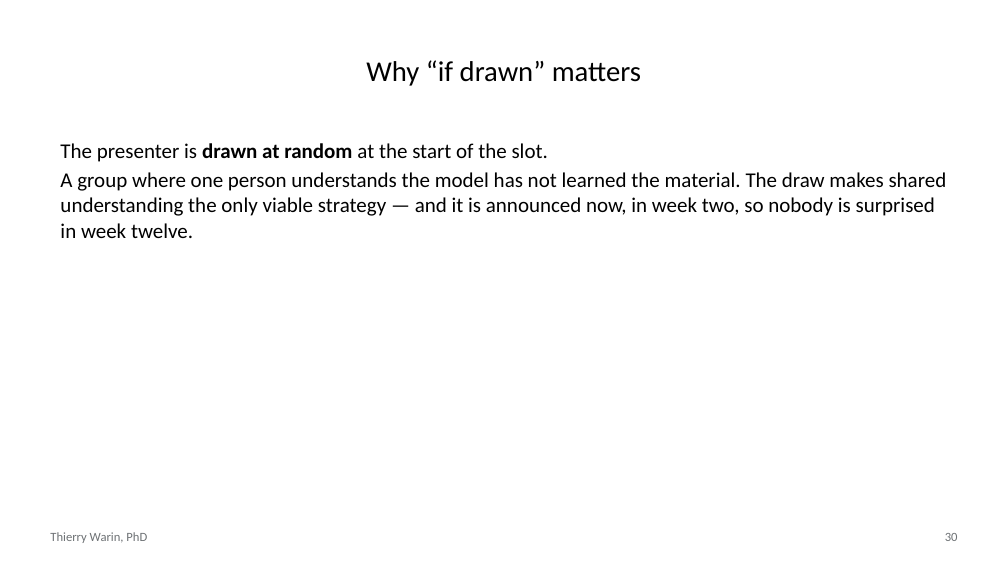
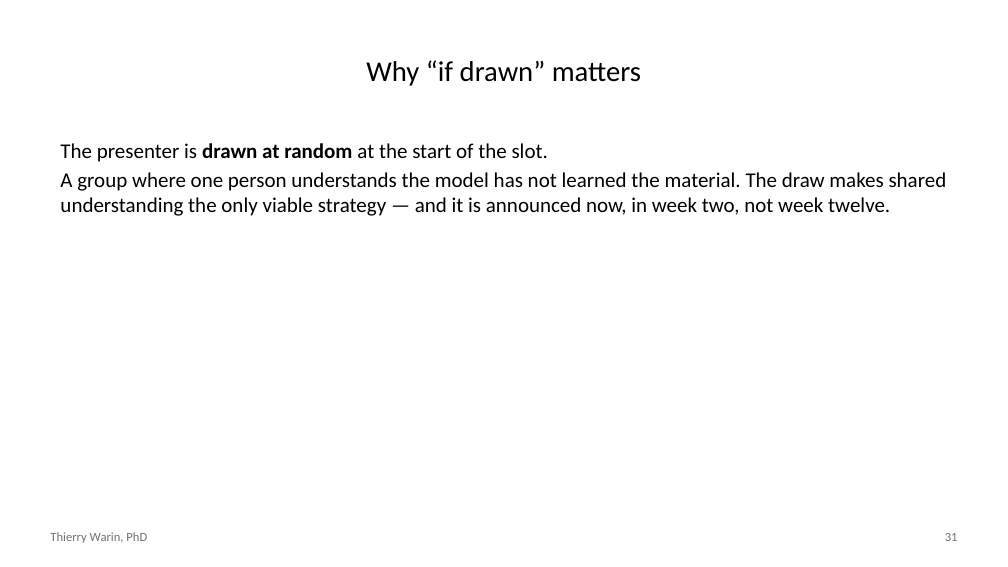
Before and after one commit to warint/quantitative-methods, a slide deck: slide 31 of 02-geometry-of-least-squares/00-pre-session/slides-github-and-teamwork.pptx (slide 30 before the commit). Drawn at 1008x567 pixels with LibreOffice and Linux fonts; fonts in the diff are those of the drawing. Boxes give left, top, right and bottom in pixels: in the first picture for what was removed or moved away, otherwise in the second. Text is boxed around its words. In the diff, an @@ line names an element or a change of style, - is before the commit and + after.

```diff
--- a/02-geometry-of-least-squares/00-pre-session/slides-github-and-teamwork.pptx
+++ b/02-geometry-of-least-squares/00-pre-session/slides-github-and-teamwork.pptx
@@ text at [60,172,947,216]: text changed @@
-A group where one person understands the model has not learned the material. The draw makes shared understanding the only viable strategy — and it is announced now, in week two, so nobody is surprised in week twelve.
+A group where one person understands the model has not learned the material. The draw makes shared understanding the only viable strategy — and it is announced now, in week two, not week twelve.
@@ page number at [945,533,958,541]: text changed @@
-30
+31
```
Also in this commit, not shown: 2 slides added, 1 slide removed, 53 other files.
